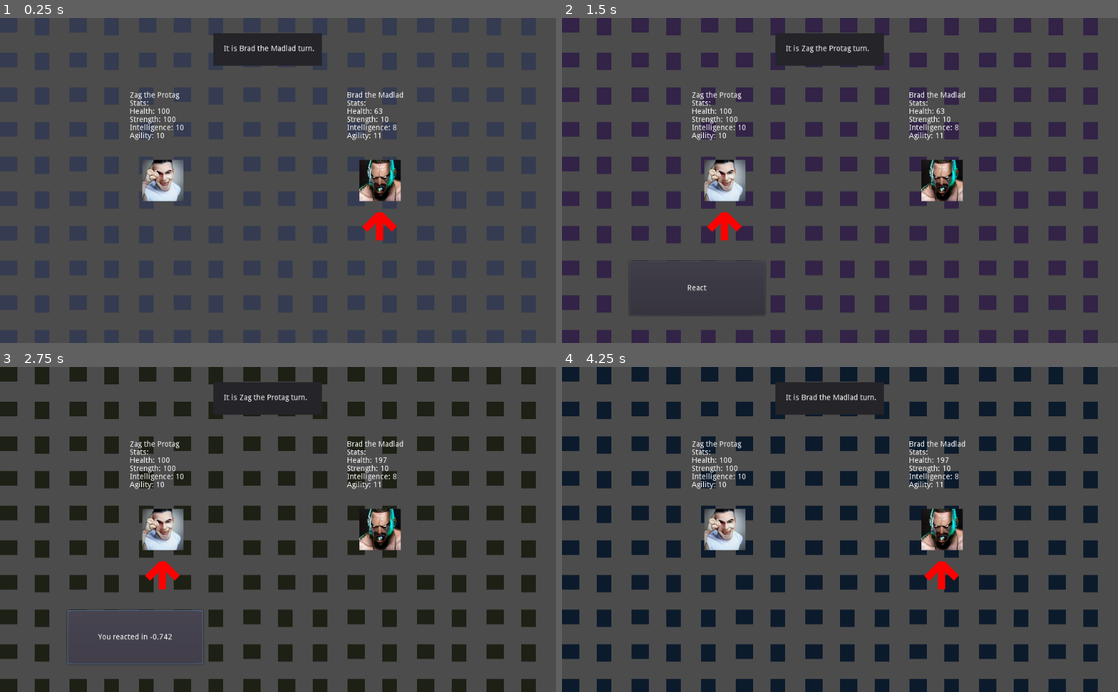
Above: before the commit, frames 1-4 (two rows, left to right).
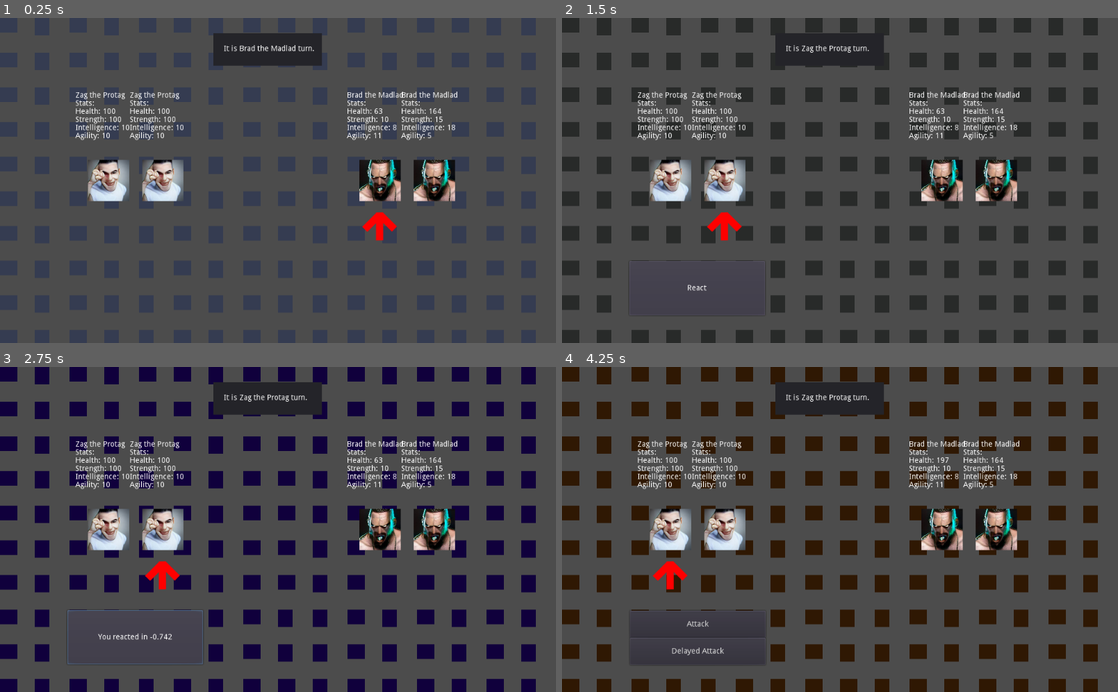
Above: after the commit, the same moments.

Repository: Lore-Corps/Lore-GAME
Game: Godot game, scene res://Scenes/Battle.tscn
The game is run twice, just before and just after one commit, with the same random seed, the same clock (stepped at 60 frames per second) and the same inputs. The engine's default icon, where the game draws it, is replaced by a stand-in: a white triangle on a blue panel in a dark square.
Inputs (mouse positions are in pixels of both pictures, inside the frame that each line leads up to):
- Up to frame 1 (0.25 s): no input
- Up to frame 2 (1.5 s): tap Enter at 0.5 s; click "Attack" at 1.25 s
- Up to frame 3 (2.75 s): click (133, 636) at 2 s
- Up to frame 4 (4.25 s): click (695, 636) at 2.75 s; click (695, 636) at 3.5 s

The runs differ from the first frame. In frame 1, 2.6% of the frame differs, in the area x 13-83%, y 22-57%; in frame 2, 21%; in frame 3, 21%; in frame 4, 23%, in the area x 0-97%, y 0-100%.

Commit message:
Finished BattleController Refactor

Diff:
--- a/Prefabs/ReactionTest.tscn
+++ b/Prefabs/ReactionTest.tscn
@@ -9,8 +9,9 @@
 [node name="ReactionButton" type="Button" parent="."]
 margin_right = 250.0
 margin_bottom = 100.0
+expand_icon = true
 
-[node name="ReactionTestButtonLabel" type="Label" parent="."]
+[node name="ReactionLabel" type="Label" parent="."]
 margin_right = 250.0
 margin_bottom = 100.0
 text = "React"
--- a/Scenes/Battle.tscn
+++ b/Scenes/Battle.tscn
@@ -139,9 +139,9 @@
 player_scene = ExtResource( 2 )
 enemy_scene = ExtResource( 4 )
 
-[node name="BattleCanvasLayer" type="CanvasLayer" parent="."]
-
-[node name="Actions" type="Control" parent="BattleCanvasLayer"]
+[node name="BattleUI" type="CanvasLayer" parent="."]
+
+[node name="PlayerActions" type="Control" parent="BattleUI"]
 process_priority = -1
 light_mask = 8
 anchor_left = 0.052
@@ -153,20 +153,20 @@
 margin_right = 205.016
 margin_bottom = 21.4
 
-[node name="Attack" type="Button" parent="BattleCanvasLayer/Actions"]
+[node name="AttackButton" type="Button" parent="BattleUI/PlayerActions"]
 show_behind_parent = true
 margin_right = 250.0
 margin_bottom = 50.0
 text = "Attack"
 
-[node name="DelayAttack" type="Button" parent="BattleCanvasLayer/Actions"]
+[node name="AttackButtonDelayed" type="Button" parent="BattleUI/PlayerActions"]
 show_behind_parent = true
 margin_top = 50.0
 margin_right = 250.0
 margin_bottom = 100.0
 text = "Delayed Attack"
 
-[node name="TurnTrackerLabel" type="Label" parent="BattleCanvasLayer"]
+[node name="TurnTrackerLabel" type="Label" parent="BattleUI"]
 light_mask = 863
 anchor_left = 0.5
 anchor_right = 0.5
@@ -177,25 +177,25 @@
 margin_bottom = 50.0
 text = "You will not see this"
 
-[node name="Panel" type="Panel" parent="BattleCanvasLayer/TurnTrackerLabel"]
+[node name="Panel" type="Panel" parent="BattleUI/TurnTrackerLabel"]
 show_behind_parent = true
 margin_left = -19.0
 margin_top = -22.0
 margin_right = 181.0
 margin_bottom = 38.0
 
-[node name="BattleEnd" type="Control" parent="BattleCanvasLayer"]
+[node name="BattleEnd" type="Control" parent="BattleUI"]
 visible = false
 margin_left = 400.0
 margin_top = 200.0
 margin_right = 650.0
 margin_bottom = 350.0
 
-[node name="ResetButton" type="Button" parent="BattleCanvasLayer/BattleEnd"]
+[node name="ResetButton" type="Button" parent="BattleUI/BattleEnd"]
 margin_right = 250.0
 margin_bottom = 150.0
 
-[node name="ResetButtonLabel" type="Label" parent="BattleCanvasLayer/BattleEnd"]
+[node name="ResetButtonLabel" type="Label" parent="BattleUI/BattleEnd"]
 margin_right = 250.0
 margin_bottom = 150.0
 align = 1
@@ -211,7 +211,6 @@
 visible = false
 position = Vector2( 124, 449 )
 
-[connection signal="pressed" from="BattleCanvasLayer/Actions/Attack" to="." method="_on_Attack_pressed"]
-[connection signal="pressed" from="BattleCanvasLayer/Actions/DelayAttack" to="." method="_on_DelayAttackl_pressed"]
-[connection signal="pressed" from="BattleCanvasLayer/BattleEnd/ResetButton" to="." method="_on_ResetButton_pressed"]
-[connection signal="reaction_test_done" from="ReactionTest" to="." method="_on_ReactionTest_reaction_test_done"]
+[connection signal="pressed" from="BattleUI/PlayerActions/AttackButton" to="." method="_on_AttackButton_pressed"]
+[connection signal="pressed" from="BattleUI/PlayerActions/AttackButtonDelayed" to="." method="_on_AttackButtonDelayed_pressed"]
+[connection signal="pressed" from="BattleUI/BattleEnd/ResetButton" to="." method="_on_ResetButton_pressed"]
--- a/Scripts/BattleController.gd
+++ b/Scripts/BattleController.gd
@@ -1,30 +1,33 @@
 extends Node2D
 
+# ----- signals -----
+# ----- enums -----
+# ----- constants -----
+# Must be greater than 0
+var MAXIMUM_TEAM_SIZE: int = 2
+
+# ----- exported vars -----
 export(PackedScene) var player_scene
 export(PackedScene) var enemy_scene
 
-signal dumb_garbage
-
+# ----- public vars -----
 var reaction: Node
-
 var good_battlers: Array
 var evil_battlers: Array
 var all_battlers: Array
-
-var MAXIMUM_TEAM_SIZE: int = 3
-
-var attack_reaction_test_running: bool = false
-var delayed_reaction_test_running: bool = false
-
+var reaction_test_delta: float
 var random_color: Color
 var color_timer: float
-
 var rng := RandomNumberGenerator.new()
 
-
+# ----- private vars -----
+# ----- onready vars -----
+
+
+# ----- built-in virtual _ready method -----
 func _ready() -> void:
 	# For loop executes 3 times and registers players, x var does nothing
-	for x in 1:
+	for x in MAXIMUM_TEAM_SIZE:
 		register_battler(player_scene)
 		register_battler(enemy_scene)
 
@@ -32,18 +35,31 @@
 	start_battle()
 
 
+# ----- remaining built-in virtual methods -----
+func _process(delta) -> void:
+	color_timer += delta
+	if color_timer > 1:
+		random_color = Color(randf(), randf(), randf())
+		color_timer = 0
+		$TileMap.modulate = random_color
+
+
+# ----- public methods -----
 # Turns PackedScenes into instances and pushes them to the team arrays
 func register_battler(battler: PackedScene) -> void:
 	var battler_instance = battler.instance()
-	if good_battlers.size() <= MAXIMUM_TEAM_SIZE:
-		if battler_instance.alignment == "good":
+	if battler_instance.alignment == "good":
+		if good_battlers.size() < MAXIMUM_TEAM_SIZE:
 			good_battlers.push_front(battler_instance)
-		elif battler_instance.alignment == "evil":
+		else:
+			push_error(str("Maximum good team size already reached"))
+	elif battler_instance.alignment == "evil":
+		if evil_battlers.size() < MAXIMUM_TEAM_SIZE:
 			evil_battlers.push_front(battler_instance)
 		else:
-			push_error(str("Invalid Battler Alignment -> ", battler_instance))
+			push_error(str("Maximum good team size already reached"))
 	else:
-		push_error(str("Maximum team size already reached"))
+		push_error(str("Invalid Battler Alignment -> ", battler_instance))
 
 
 # Places PackedScene instances into the battle scene
@@ -84,14 +100,23 @@
 			if battler.is_alive == true:
 				battler.activate()
 
+				# For some reason the yields have to be in this function in order
+				# to work. idk why.
+
+				# Player Turn
 				if battler.alignment == "good":
-					$BattleCanvasLayer/Actions.visible = true
-					yield(self, "dumb_garbage")
-
+					$BattleUI/PlayerActions.visible = true
+					yield($ReactionTest, "reaction_test_done")
+					player_logic_for_turn(battler)
+
+				# Evil Turn
 				if battler.alignment == "evil":
-					$BattleCanvasLayer/Actions.visible = false
+					$BattleUI/PlayerActions.visible = false
 					yield(get_tree().create_timer(1.0), "timeout")
 					ai_logic_for_turn(battler)
+
+				if is_team_dead(good_battlers) or is_team_dead(evil_battlers):
+					win_battle(battler)
 
 				battler.deactivate()
 
@@ -115,6 +140,15 @@
 			battler.heal()
 
 
+# Governs Player turn logic
+func player_logic_for_turn(battler) -> void:
+	print(battler.char_name)
+	reaction_test_delta = reaction.reaction_delta
+	find_front_target(evil_battlers).take_damage(
+		find_front_target(good_battlers).get_strength() / reaction.reaction_delta
+	)
+
+
 # Finds the front target on a team
 # Probably refactor to combine with find_active_target
 func find_front_target(team: Array) -> BattleEntity:
@@ -151,58 +185,12 @@
 	return null
 
 
-func update_turn_tracker_label(battler) -> void:
-	$BattleCanvasLayer/TurnTrackerLabel.text = str("It is ", battler.char_name, " turn.")
-
-
-# The higher Agillity with be first in the Array.
-func sort_by_agility(a: BattleEntity, b: BattleEntity) -> bool:
-	if a.agility > b.agility:
-		return true
-	return false
-
-
-func _on_Attack_pressed() -> void:
-	reaction.type_of_reaction_attack(1)
-	if find_active_target(good_battlers).is_active:
-		attack_reaction_test_running = true
-		reaction.start_timer()
-
-
-func end_battle() -> void:
-	$BattleCanvasLayer/BattleEnd.visible = true
-	if !is_team_dead(good_battlers):
-		$BattleCanvasLayer/BattleEnd/ResetButtonLabel.text = ("You did it!\nYou beat Brad the Madlad and saved the world")
-	else:
-		$BattleCanvasLayer/BattleEnd/ResetButtonLabel.text = ("Brad the Madlad goes on to kill everyone you love, you could've save everyone... \nBut hey! Think of the benifits of being dead. You no longer have to pay off your debts.")
-
-
-func _physics_process(delta) -> void:
-	color_timer += delta
-	if color_timer > 1:
-		random_color = Color(randf(), randf(), randf())
-		color_timer = 0
-		$TileMap.modulate = random_color
-
-	if !$BattleCanvasLayer/BattleEnd.visible:
-		if is_team_dead(good_battlers) or is_team_dead(evil_battlers):
-			end_battle()
-
-		if reaction.visible:
-			$BattleCanvasLayer/Actions.visible = false
-
-		# When the attack button is pressed this goes off once.
-		if attack_reaction_test_running && !reaction.is_running:
-			attack_button_attack()
-			#battler_turn_index += 1
-		if delayed_reaction_test_running && !reaction.is_running:
-			delayed_reaction_test_running = false
-			yield(get_tree().create_timer(0.00001), "timeout")
-			find_front_target(evil_battlers).take_damage(
-				find_front_target(good_battlers).get_strength() / reaction.timer_stopped
-			)
-
-			#battler_turn_index += 1
+func win_battle(winning_team_member: BattleEntity) -> void:
+	$BattleUI/BattleEnd.visible = true
+	if winning_team_member.alignment == "good":
+		$BattleUI/BattleEnd/ResetButtonLabel.text = ("You did it!\nYou beat Brad the Madlad and saved the world")
+	elif winning_team_member.alignment == "evil":
+		$BattleUI/BattleEnd/ResetButtonLabel.text = ("Brad the Madlad goes on to kill everyone you love, you could've save everyone... \nBut hey! Think of the benifits of being dead. You no longer have to pay off your debts.")
 
 
 func is_team_dead(team) -> bool:
@@ -216,39 +204,26 @@
 		return false
 
 
-func attack_button_attack() -> void:
-	attack_reaction_test_running = false
-	# Yield is so it can grab the number for timer_stopped. If you remove this, it will report 0
-	# for one frame.
-	yield(get_tree().create_timer(0.00001), "timeout")
-	print(reaction.timer_stopped)
-	if reaction.timer_stopped != 0:
-		find_front_target(evil_battlers).take_damage(
-			find_front_target(good_battlers).get_strength() / reaction.timer_stopped
-		)
-	else:
-		print("you are a god.")
-		find_front_target(evil_battlers).current_health = 0
-		pass
-
-
-func _on_DelayAttackl_pressed() -> void:
+# ----- private methods -----
+func _on_AttackButton_pressed() -> void:
+	$BattleUI/PlayerActions.visible = false
+	reaction.type_of_reaction_attack(1)
+	if find_active_target(all_battlers).alignment == "good":
+		reaction.start_timer()
+
+
+func _on_AttackButtonDelayed_pressed() -> void:
+	$BattleUI/PlayerActions.visible = false
 	reaction.type_of_reaction_attack(2)
 	if find_active_target(good_battlers).is_active:
-		delayed_reaction_test_running = true
 		reaction.start_timer()
 
 
-func _on_Actions_visibility_changed() -> void:
-	pass  # Replace with function body.
-
-
 func _on_ResetButton_pressed() -> void:
-	$BattleCanvasLayer/BattleEnd.visible = false
+	$BattleUI/BattleEnd.visible = false
 	if $ReactionTest.type_of_attack == 0:
 		for battler in all_battlers:
 			battler.queue_free()
-		#battler_turn_index = 0
 		good_battlers = []
 		evil_battlers = []
 		all_battlers = []
@@ -257,5 +232,12 @@
 		print("Please wait")
 
 
-func _on_ReactionTest_reaction_test_done():
-	emit_signal("dumb_garbage")
+# The higher Agillity with be first in the Array.
+func sort_by_agility(a: BattleEntity, b: BattleEntity) -> bool:
+	if a.agility > b.agility:
+		return true
+	return false
+
+
+func update_turn_tracker_label(battler) -> void:
+	$BattleUI/TurnTrackerLabel.text = str("It is ", battler.char_name, " turn.")
--- a/Scripts/BattleEntity.gd
+++ b/Scripts/BattleEntity.gd
@@ -1,6 +1,5 @@
+class_name BattleEntity
 extends Node
-
-class_name BattleEntity
 
 var char_name: String
 var alignment: String = "neutral"
--- a/Scripts/ReactionTestController.gd
+++ b/Scripts/ReactionTestController.gd
@@ -4,7 +4,7 @@
 
 var timer: float
 #Time when timer stopped. Attack types edit this when sending it to the battleController
-var timer_stopped: float
+var reaction_delta: float
 
 var is_running: bool = false
 var target_time: float
@@ -21,7 +21,7 @@
 
 var random_target_time = RandomNumberGenerator.new()
 
-var invisibile_timer: float
+var invisible_timer: float
 
 
 func _ready():
@@ -42,19 +42,19 @@
 		timer += delta
 	if is_running:
 		if type_of_attack == 2:
-			$ReactionTestButtonLabel.text = str("React after ", delayed_wait, " seconds")
+			$ReactionLabel.text = str("React after ", delayed_wait, " seconds")
 	if timer >= target_time:
 		$ReactionButton.modulate = "bb4444"
 	if !is_running && timer > 0.0001 && type_of_attack == 1:
-		timer_stopped = (timer - target_time) * .75
-		$ReactionTestButtonLabel.text = str("You reacted in ", stepify(timer_stopped, .001))
+		reaction_delta = (timer - target_time) * .75
+		$ReactionLabel.text = str("You reacted in ", stepify(reaction_delta, .001))
 		turn_invisible(delta)
 	if !is_running && timer > 0.0001 && type_of_attack == 2:
-		timer_stopped = timer - target_time - delayed_wait
-		if timer_stopped < 0:
-			timer_stopped = timer_stopped * -1
-		$ReactionTestButtonLabel.text = str(
-			"You reacted ", stepify(timer_stopped, .001), " off of the target goal"
+		reaction_delta = timer - target_time - delayed_wait
+		if reaction_delta < 0:
+			reaction_delta = reaction_delta * -1
+		$ReactionLabel.text = str(
+			"You reacted ", stepify(reaction_delta, .001), " off of the target goal"
 		)
 		turn_invisible(delta)
 
@@ -64,10 +64,10 @@
 
 
 func turn_invisible(delta):
-	invisibile_timer += delta
-	if invisibile_timer > time_until_invisible:
+	invisible_timer += delta
+	if invisible_timer > time_until_invisible:
 		restart_timer()
-		invisibile_timer = 0
+		invisible_timer = 0
 		self.visible = false
 		emit_signal("reaction_test_done")
 
@@ -75,15 +75,15 @@
 # resets the reaction test by setting timers to 0 and changes the goal.
 func restart_timer():
 	$ReactionButton.modulate = "ffffff"
-	$ReactionTestButtonLabel.text = "React"
+	$ReactionLabel.text = "React"
 	timer = 0
 	set_target_time()
-	timer_stopped = 0
 	type_of_attack = 0
 	print("We got to restart timer")
 
 
 func start_timer():
+	reaction_delta = 0
 	self.visible = true
 	is_running = true
 
--- a/Scripts/itemDatabase.gd
+++ b/Scripts/itemDatabase.gd
@@ -1,6 +1,5 @@
+class_name ItemDatabase
 extends Node
-
-class_name ItemDatabase
 
 
 class item:
